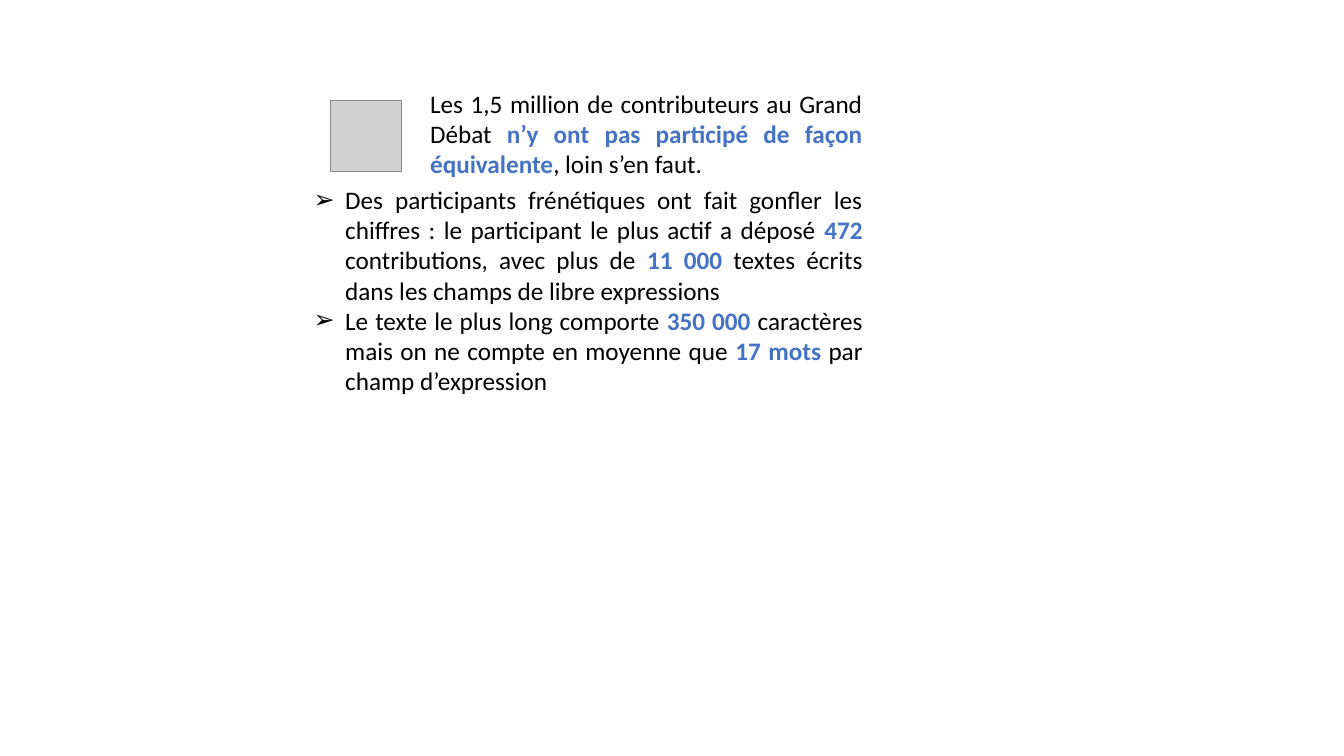
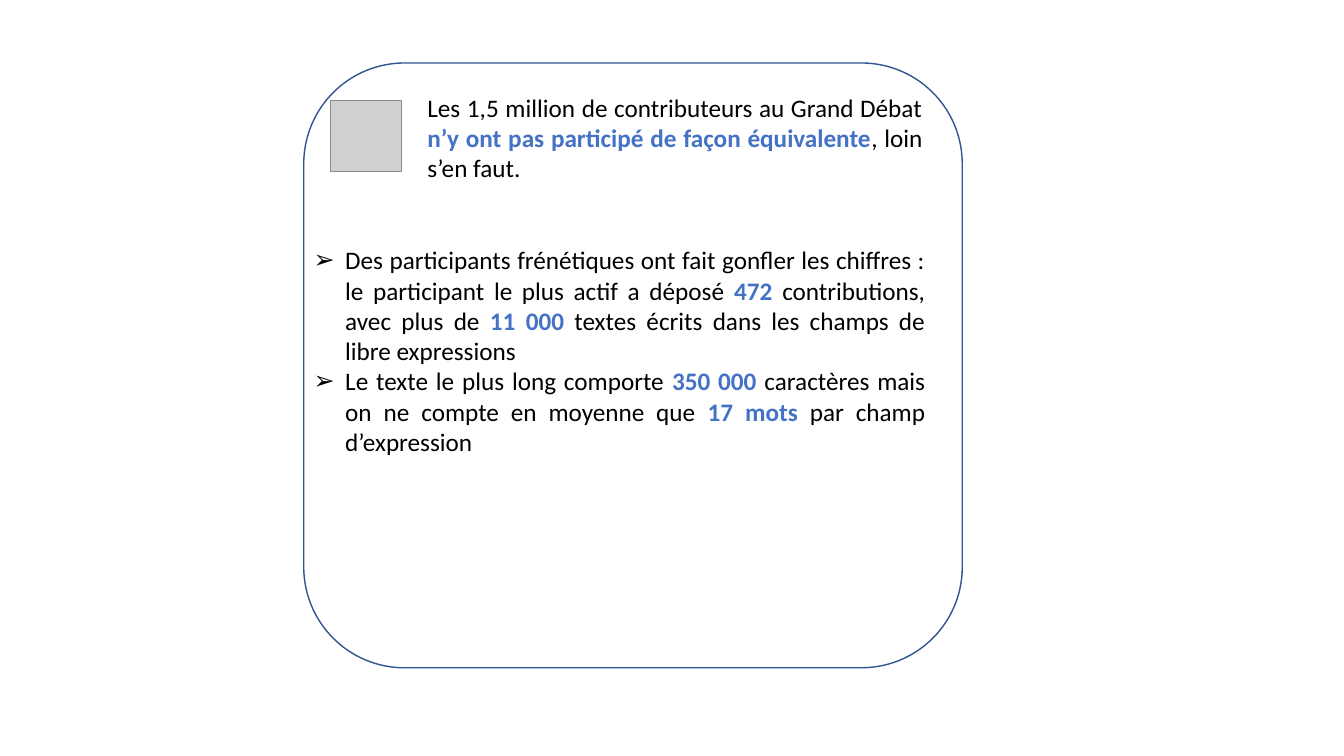
Before and after one commit to GrandDebatAnalyse/GrandDebatAnalyse.github.io, a slide deck: slide 2 of encadrés limites.pptx. Drawn at 1344x756 pixels with LibreOffice and Linux fonts; fonts in the diff are those of the drawing; grey boxes stand for pictures. Boxes give left, top, right and bottom in pixels: in the first picture for what was removed or moved away, otherwise in the second. Text is boxed around its words. In the diff, an @@ line names an element or a change of style, - is before the commit and + after.

```diff
--- a/encadrés limites.pptx
+++ b/encadrés limites.pptx
@@ rounded rectangle added at [303, 63, 962, 667], outline #325491 1 pt @@
@@ text "Les 1,5 million de contributeurs ..." rewrapped from [430, 95, 862, 177] to [427, 99, 922, 177] @@
@@ text "Des participants frénétiques ont fait ..." rewrapped from [345, 191, 863, 394] to [345, 251, 925, 455] @@
```
Also in this commit, not shown: 2 other slides changed, 6 other files.
